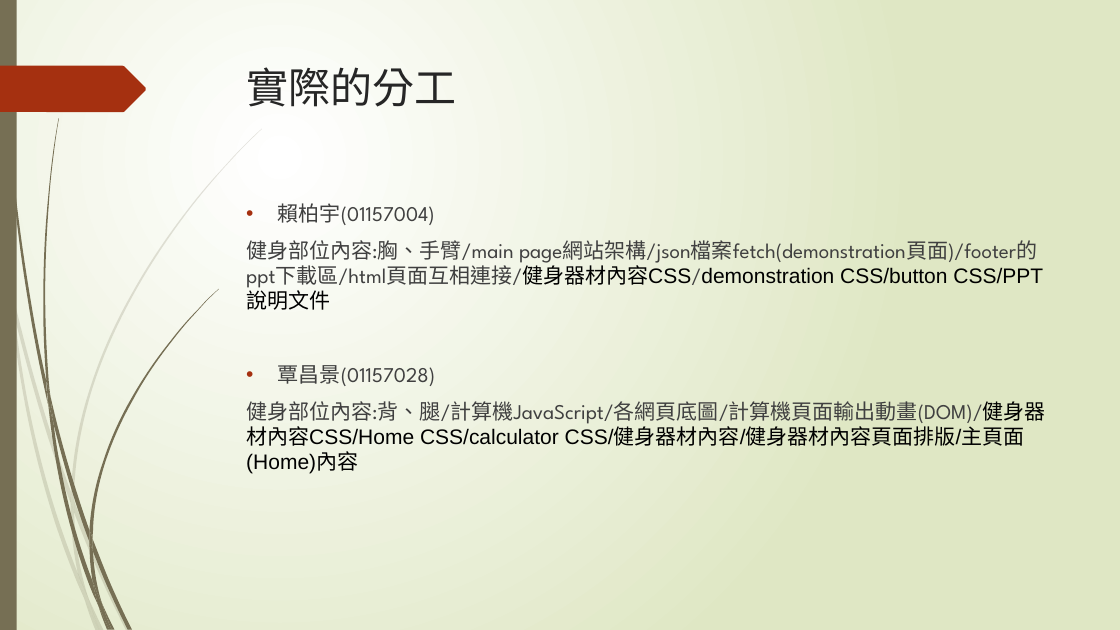
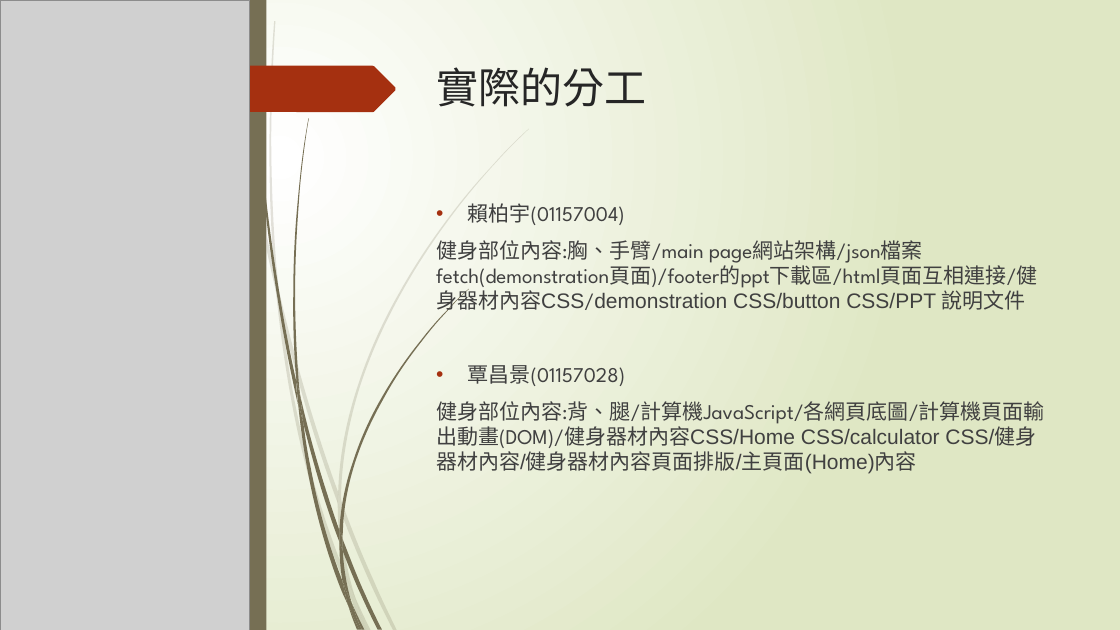
Before and after one commit to james-92/Web_FinalProject, a slide deck: slide 16 of 01157004+01157028.pptx (slide 10 before the commit). Drawn at 1120x630 pixels with LibreOffice and Linux fonts; fonts in the diff are those of the drawing; grey boxes stand for pictures. Boxes give left, top, right and bottom in pixels: in the first picture for what was removed or moved away, otherwise in the second. Text is boxed around its words. In the diff, an @@ line names an element or a change of style, - is before the commit and + after.

```diff
--- a/01157004+01157028.pptx
+++ b/01157004+01157028.pptx
@@ rectangle added at [0, 0, 1120, 630], fill gradient #FFFFFF to #DFE8C4 @@
@@ picture added at [0, 0, 250, 630] @@
@@ rectangle added at [250, 0, 266, 630], fill #766F54 @@
@@ title "實際的分工": place and size @@
-title "實際的分工" at [247, 67, 457, 107]
+title "實際的分工" at [436, 67, 646, 107]
@@ freeform shape added at [250, 66, 396, 112], fill #A53010 @@
@@ text "賴柏宇(01157004)": place and size @@
-text "賴柏宇(01157004)" at [246, 203, 1046, 474]
+text "賴柏宇(01157004)" at [436, 203, 1045, 474]
@@ text at [436, 240, 1045, 474]: text colour #000000 to #404040 in "page網站架構/json檔案fetch(demonstration頁面)/footer的ppt下載區/html頁面互相 ...", "健身部位內容:背、腿/計算機JavaScript/各網頁底圖/計算機頁面輸出動畫(DOM)/健身器材內容CSS/Home ..." @@
@@ group removed at [9, 290, 88, 600]: 4 freeform shapes @@
@@ group removed at [43, 118, 218, 607]: 7 freeform shapes @@
@@ group added at [252, 0, 469, 630]: 12 freeform shapes @@
@@ group added at [267, 21, 529, 630]: 12 freeform shapes @@
```
Also in this commit, not shown: 8 other slides changed, 6 slides added.
